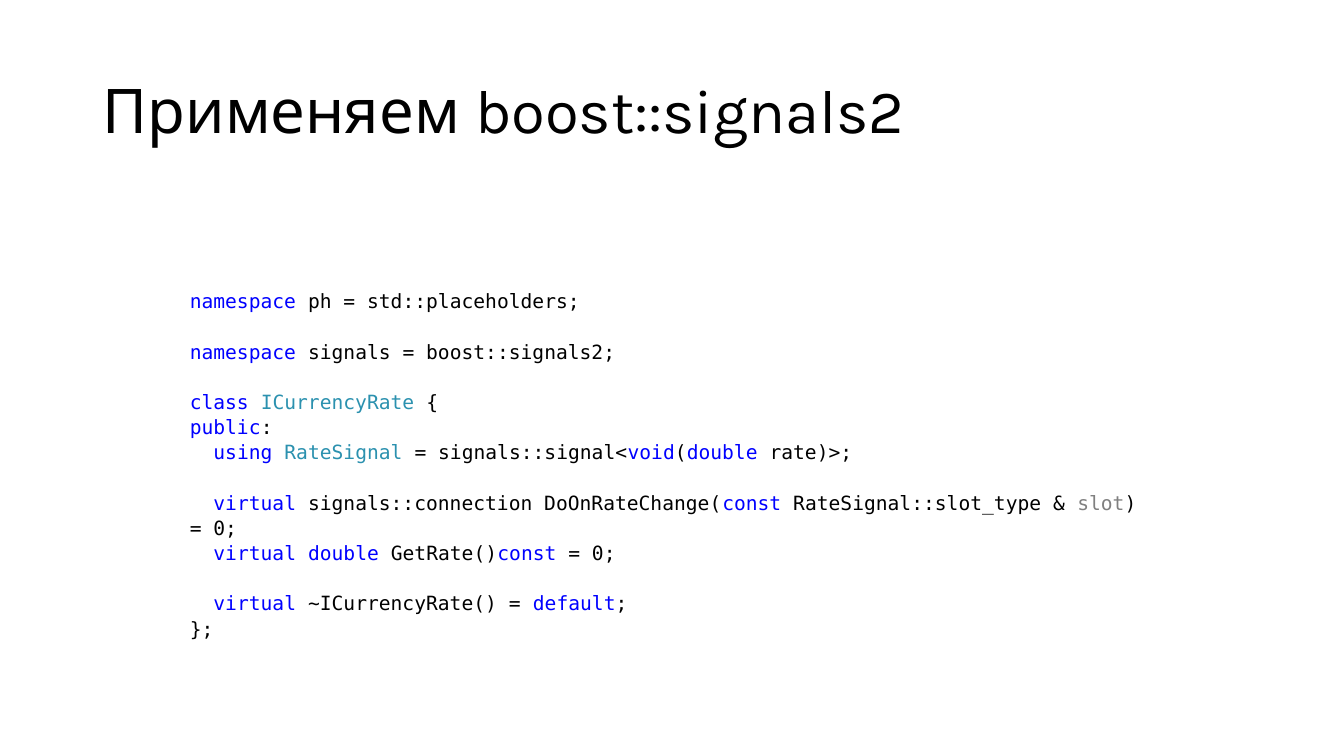
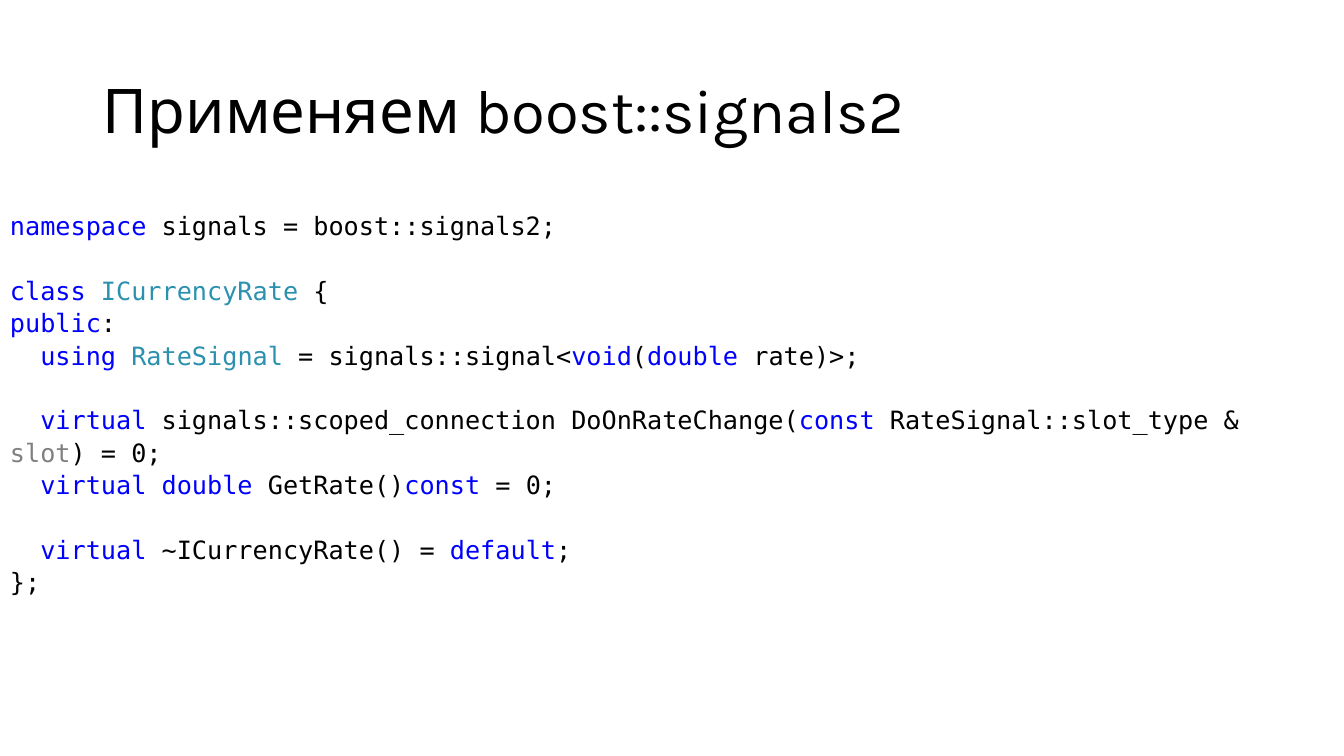
Before and after one commit to alexey-malov/ood, a slide deck: slide 45 of lectures/02.observer/observer.pptx (slide 46 before the commit). Drawn at 1344x756 pixels with LibreOffice and Linux fonts; fonts in the diff are those of the drawing. Boxes give left, top, right and bottom in pixels: in the first picture for what was removed or moved away, otherwise in the second. Text is boxed around its words. In the diff, an @@ line names an element or a change of style, - is before the commit and + after.

```diff
--- a/lectures/02.observer/observer.pptx
+++ b/lectures/02.observer/observer.pptx
@@ text "namespace signals = boost::signals2;": place and size @@
-text "namespace signals = boost::signals2;" at box(190, 293, 1136, 614)
+text "namespace signals = boost::signals2;" at box(10, 215, 1209, 565)
@@ text at box(10, 215, 859, 565): size 14 to 18 pt in "namespace signals = boost::signals2;", "class ICurrencyRate {", "public:", "using RateSignal = signals::signal<void(double rate)>;" and 3 more places @@
@@ text at box(190, 293, 580, 312): paragraph removed @@
-namespace ph = std::placeholders;
@@ text at box(10, 409, 1209, 466): text changed; size 14 to 18 pt @@
-virtual signals::connection DoOnRateChange(const RateSignal::slot_type & slot) = 0;
+virtual signals::scoped_connection DoOnRateChange(const RateSignal::slot_type & slot) = 0;
```
Also in this commit, not shown: 17 other slides changed, 2 slides added, 2 slides removed, 2 other files.
